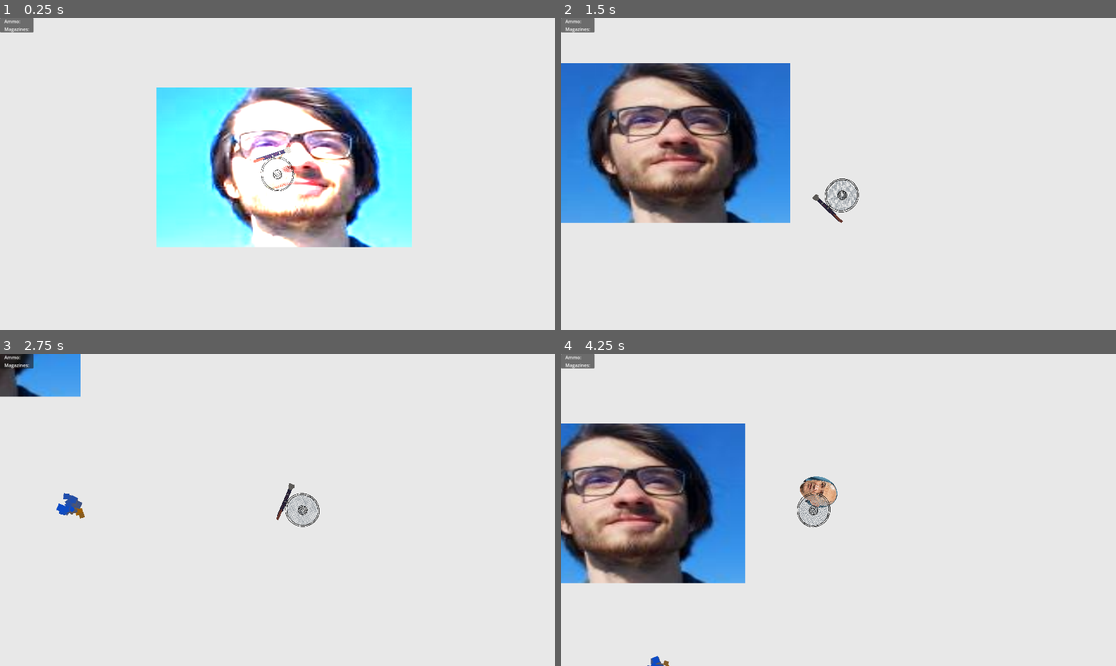
Above: before the commit, frames 1-4 (two rows, left to right).
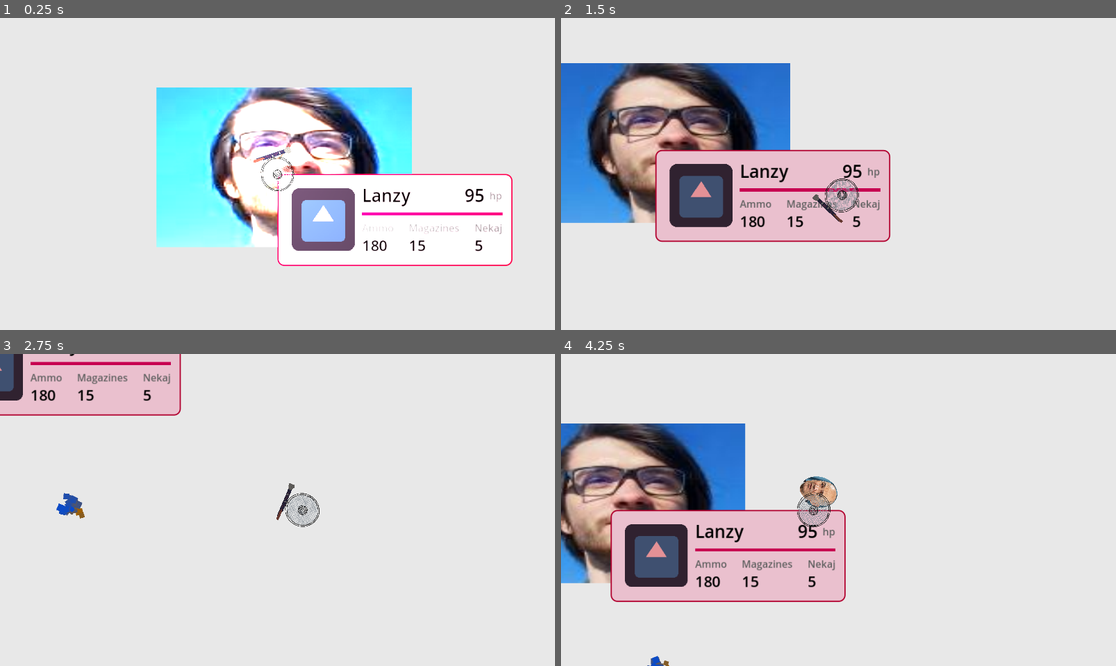
Above: after the commit, the same moments.

Repository: LanVukusic/GameX
Game: Godot game, scene res://TEST.tscn
Same seed, same stepped clock (60 frames per second), same inputs: the game is played once before the commit and once after it. The engine's default icon, where the game draws it, is replaced by a stand-in: a white triangle on a blue panel in a dark square.
Inputs (mouse positions are in pixels of both pictures, inside the frame that each line leads up to):
- Up to frame 1 (0.25 s): no input
- Up to frame 2 (1.5 s): tap Enter at 0.5 s; move the mouse to (960, 158) at 0.52 s; hold Right (ui_right) 0.53-1.28 s; hold Tab (CheckTree) 0.53-1.28 s; move the mouse to (727, 189) at 1.27 s; hold Down (ui_down) from 1.28 s (still down); tap L (Lamp) at 1.35 s
- Up to frame 3 (2.75 s): move the mouse to (333, 441) at 2.02 s; release Down (ui_down) at 2.03 s; press the mouse at (333, 441) at 2.03 s; hold Right (ui_right) from 2.03 s (still down)
- Up to frame 4 (4.25 s): move the mouse to (810, 572) at 2.77 s; release Right (ui_right) at 2.78 s; release the mouse at (810, 572) at 2.78 s; hold Up (ui_up) 2.78-3.53 s; tap 1 (WeaponSwitch) at 2.85 s; move the mouse to (1005, 556) at 3.52 s; hold Left (ui_left) from 3.53 s (still down); hold Tab (CheckTree) from 3.53 s (still down)

The runs differ from the first frame. In frame 1, 6.3% of the frame differs, in the area x 0-93%, y 0-80%; in frame 2, 12%; in frame 3, 6.4%; in frame 4, 12%, in the area x 0-52%, y 0-80%.

Commit message:
added basic ui template for player specific info(ammo, hp, playername)

Diff:
--- a/Godot/TEST.tscn
+++ b/Godot/TEST.tscn
@@ -26,4 +26,3 @@
 [node name="Player" parent="." instance=ExtResource("4_ts4xw")]
 
 [node name="Ui" parent="." instance=ExtResource("5_d60vu")]
-offset_right = 10.0
--- a/Godot/UI/Ui.tscn
+++ b/Godot/UI/Ui.tscn
@@ -1,31 +1,127 @@
-[gd_scene format=3 uid="uid://blol2ovqttua8"]
+[gd_scene load_steps=4 format=3 uid="uid://blol2ovqttua8"]
 
-[node name="Ui" type="Control"]
+[ext_resource type="Texture2D" uid="uid://cgk5i7qqvjqs1" path="res://icon.png" id="1_0ib43"]
+[ext_resource type="Theme" uid="uid://ceocg1w7yon5p" path="res://UI/ingame_ui_theme.tres" id="1_f6xfl"]
+
+[sub_resource type="StyleBoxFlat" id="StyleBoxFlat_632t8"]
+bg_color = Color(0.92, 0.7544, 0.8096, 1)
+border_width_left = 2
+border_width_top = 2
+border_width_right = 2
+border_width_bottom = 2
+border_color = Color(0.698335, 0, 0.18187, 1)
+corner_radius_top_left = 10
+corner_radius_top_right = 10
+corner_radius_bottom_right = 10
+corner_radius_bottom_left = 10
+
+[node name="Container" type="Control"]
 layout_mode = 3
-anchors_preset = 15
-anchor_right = 1.0
-anchor_bottom = 1.0
-grow_horizontal = 2
-grow_vertical = 2
+size_flags_horizontal = 3
+size_flags_vertical = 3
+theme = ExtResource("1_f6xfl")
 
-[node name="CanvasLayer" type="CanvasLayer" parent="."]
+[node name="Panel" type="PanelContainer" parent="."]
+layout_mode = 0
+offset_right = 378.0
+offset_bottom = 148.0
+theme_override_styles/panel = SubResource("StyleBoxFlat_632t8")
 
-[node name="PanelContainer" type="PanelContainer" parent="CanvasLayer"]
-offset_right = 40.0
-offset_bottom = 40.0
-
-[node name="MarginContainer" type="MarginContainer" parent="CanvasLayer/PanelContainer"]
-layout_mode = 2
-theme_override_constants/margin_left = 15
-theme_override_constants/margin_right = 15
-
-[node name="GridContainer" type="GridContainer" parent="CanvasLayer/PanelContainer/MarginContainer"]
+[node name="MarginContainer" type="MarginContainer" parent="Panel"]
 layout_mode = 2
 
-[node name="Ammo" type="Label" parent="CanvasLayer/PanelContainer/MarginContainer/GridContainer"]
+[node name="GridContainer" type="GridContainer" parent="Panel/MarginContainer"]
 layout_mode = 2
-text = "Ammo:"
+size_flags_horizontal = 4
+size_flags_vertical = 4
+columns = 2
 
-[node name="Magazines" type="Label" parent="CanvasLayer/PanelContainer/MarginContainer/GridContainer"]
+[node name="MarginContainer" type="MarginContainer" parent="Panel/MarginContainer/GridContainer"]
 layout_mode = 2
-text = "Magazines:"
+
+[node name="TextureRect" type="TextureRect" parent="Panel/MarginContainer/GridContainer/MarginContainer"]
+modulate = Color(0.894827, 0.572637, 0.590951, 1)
+layout_mode = 2
+texture = ExtResource("1_0ib43")
+expand_mode = 2
+stretch_mode = 4
+
+[node name="VBoxContainer" type="VBoxContainer" parent="Panel/MarginContainer/GridContainer"]
+layout_mode = 2
+alignment = 1
+
+[node name="HBoxContainer" type="HBoxContainer" parent="Panel/MarginContainer/GridContainer/VBoxContainer"]
+layout_mode = 2
+
+[node name="PlayerName" type="Label" parent="Panel/MarginContainer/GridContainer/VBoxContainer/HBoxContainer"]
+layout_mode = 2
+theme_type_variation = &"HeaderLarge"
+text = "Lanzy"
+
+[node name="HBoxContainer3" type="HBoxContainer" parent="Panel/MarginContainer/GridContainer/VBoxContainer/HBoxContainer"]
+layout_mode = 2
+size_flags_horizontal = 10
+size_flags_vertical = 4
+alignment = 2
+
+[node name="HPValue" type="Label" parent="Panel/MarginContainer/GridContainer/VBoxContainer/HBoxContainer/HBoxContainer3"]
+layout_mode = 2
+theme_type_variation = &"HeaderLarge"
+text = "95"
+
+[node name="HPLabel" type="Label" parent="Panel/MarginContainer/GridContainer/VBoxContainer/HBoxContainer/HBoxContainer3"]
+layout_mode = 2
+theme_type_variation = &"TooltipLabel"
+text = "hp"
+
+[node name="ColorRect" type="ColorRect" parent="Panel/MarginContainer/GridContainer/VBoxContainer"]
+custom_minimum_size = Vector2(0, 5)
+layout_mode = 2
+color = Color(0.781938, 0, 0.316684, 1)
+
+[node name="HBoxContainer2" type="HBoxContainer" parent="Panel/MarginContainer/GridContainer/VBoxContainer"]
+layout_mode = 2
+theme_override_constants/separation = 24
+
+[node name="AmmoBox" type="VBoxContainer" parent="Panel/MarginContainer/GridContainer/VBoxContainer/HBoxContainer2"]
+layout_mode = 2
+theme_override_constants/separation = 0
+
+[node name="AmmoLabel" type="Label" parent="Panel/MarginContainer/GridContainer/VBoxContainer/HBoxContainer2/AmmoBox"]
+layout_mode = 2
+theme_type_variation = &"TooltipLabel"
+text = "Ammo
+"
+
+[node name="AmmoValue" type="Label" parent="Panel/MarginContainer/GridContainer/VBoxContainer/HBoxContainer2/AmmoBox"]
+layout_mode = 2
+theme_type_variation = &"HeaderMedium"
+text = "180"
+
+[node name="AmmoBox2" type="VBoxContainer" parent="Panel/MarginContainer/GridContainer/VBoxContainer/HBoxContainer2"]
+layout_mode = 2
+theme_override_constants/separation = 0
+
+[node name="AmmoLabel" type="Label" parent="Panel/MarginContainer/GridContainer/VBoxContainer/HBoxContainer2/AmmoBox2"]
+layout_mode = 2
+theme_type_variation = &"TooltipLabel"
+text = "Magazines"
+
+[node name="AmmoValue" type="Label" parent="Panel/MarginContainer/GridContainer/VBoxContainer/HBoxContainer2/AmmoBox2"]
+layout_mode = 2
+theme_type_variation = &"HeaderMedium"
+text = "15"
+
+[node name="AmmoBox3" type="VBoxContainer" parent="Panel/MarginContainer/GridContainer/VBoxContainer/HBoxContainer2"]
+layout_mode = 2
+theme_override_constants/separation = 0
+
+[node name="AmmoLabel" type="Label" parent="Panel/MarginContainer/GridContainer/VBoxContainer/HBoxContainer2/AmmoBox3"]
+layout_mode = 2
+theme_type_variation = &"TooltipLabel"
+text = "Nekaj"
+
+[node name="AmmoValue" type="Label" parent="Panel/MarginContainer/GridContainer/VBoxContainer/HBoxContainer2/AmmoBox3"]
+layout_mode = 2
+theme_type_variation = &"HeaderMedium"
+text = "5"
--- /dev/null
+++ b/Godot/UI/ingame_ui_theme.tres
@@ -0,0 +1,10 @@
+[gd_resource type="Theme" format=3 uid="uid://ceocg1w7yon5p"]
+
+[resource]
+BoxContainer/constants/separation = 8
+Label/colors/font_color = Color(0, 0, 0, 1)
+MarginContainer/constants/margin_bottom = 8
+MarginContainer/constants/margin_left = 8
+MarginContainer/constants/margin_right = 8
+MarginContainer/constants/margin_top = 8
+TooltipLabel/colors/font_color = Color(0.381703, 0.381703, 0.381703, 1)
